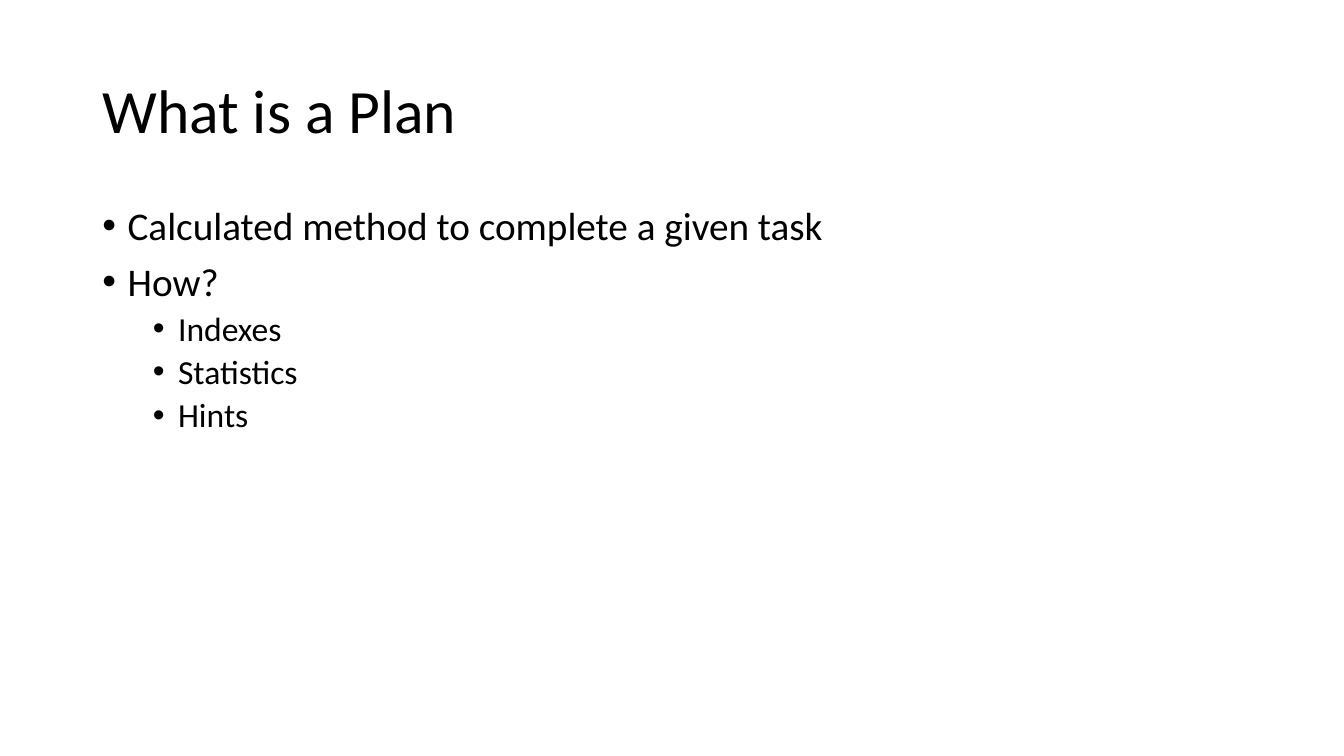
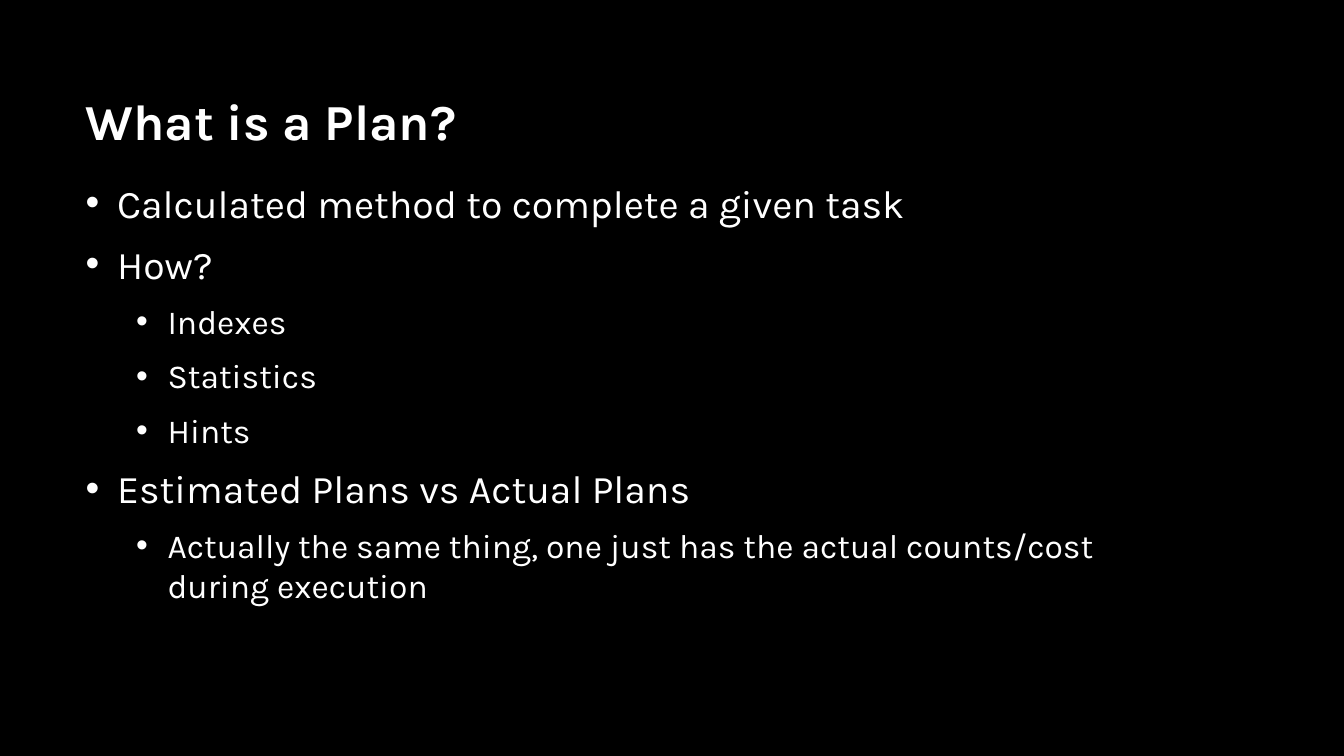
Before and after one commit to sabinio/SQLTraining, a slide deck: slide 5 of Slides/3. Query Execution.pptx (slide 3 before the commit). Drawn at 1344x756 pixels with LibreOffice and Linux fonts; fonts in the diff are those of the drawing; background and template pictures are left out. Boxes give left, top, right and bottom in pixels: in the first picture for what was removed or moved away, otherwise in the second. Text is boxed around its words. In the diff, an @@ line names an element or a change of style, - is before the commit and + after.

```diff
--- a/Slides/3. Query Execution.pptx
+++ b/Slides/3. Query Execution.pptx
@@ background #FFFFFF to picture (left out) @@
@@ title at (86,104,456,141): text changed; size 44 to 36 pt; font Calibri to Karla; text colour #000000 to #FFFFFF; bold on @@
-What is a Plan
+What is a Plan?
@@ text "Calculated method to complete a ...": place and size @@
-text "Calculated method to complete a ..." at (128,212,823,428)
+text "Calculated method to complete a ..." at (117,191,1093,607)
@@ text at (117,191,904,444): font Calibri to Karla, text colour #000000 to #FFFFFF in "Calculated method to complete a given task", "How?", "Indexes", "Statistics" and 1 more places; indent changed; line spacing 0.9 to 1; more space between paragraphs @@
@@ text at (117,476,1093,607): paragraphs added @@
+• Estimated Plans vs Actual Plans
+  • Actually the same thing, one just has the actual counts/cost during execution
```
Also in this commit, not shown: 19 other slides changed, 14 slides added, 4 slides removed.
